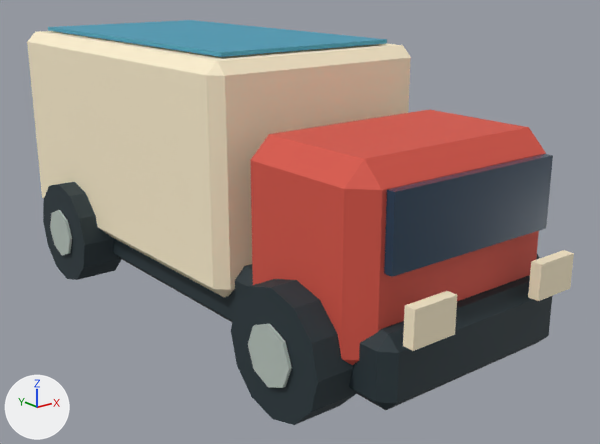
The Blender file art/source/truck.blend, before and after one commit.
Camera for both pictures: a 50 mm lens placed at (-1.56, -2.14, 1.1), pointed at (0.07, -0.1, 0.29). Arrows for +X, +Y and +Z are at lower left; the lights stay in place. The first picture is the older version.

In view in the first picture: 'Cab', 'Cargo box', 'Cargo stripe', 'Chassis', 'Headlight', 'Headlight.001', 'Hub', 'Hub.001', 'Tire', 'Tire.001', 'Windshield'.
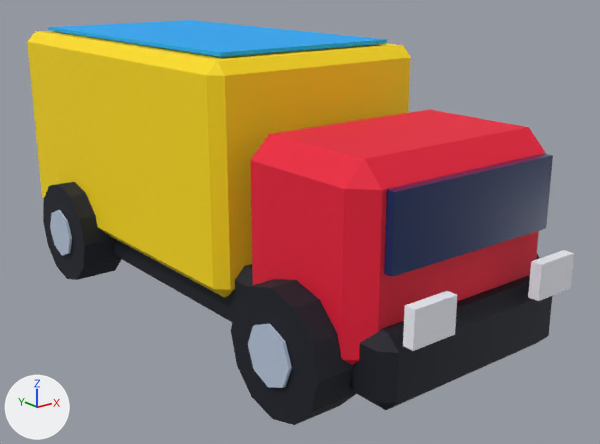
Location of each change, (x1, y1, x2, y2) in pixels of the pictures (600 x 444 px):
```json
{"object": "Cargo box", "change": "recoloured", "before": [27, 31, 411, 297], "after": [27, 31, 411, 297], "on screen": "beige to yellow"}
{"object": "Cab", "change": "recoloured", "before": [250, 110, 546, 365], "after": [250, 110, 546, 365]}
{"object": "Cargo stripe", "change": "recoloured", "before": [48, 20, 387, 57], "after": [48, 20, 387, 57], "on screen": "cyan to blue"}
{"object": "Headlight", "change": "recoloured", "before": [403, 291, 457, 351], "after": [403, 291, 457, 351], "on screen": "beige to white"}
{"object": "Headlight.001", "change": "recoloured", "before": [528, 250, 574, 301], "after": [528, 250, 574, 301], "on screen": "beige to white"}
```

Scene script edits in JSON lines:
```json
{"op": "set", "path": "mat_red.base_color", "old": "(0.694, 0.0908, 0.0612)", "new": "(0.847, 0.00605, 0.0382)", "note": "red #d95546 -> red #ed1237"}
{"op": "set", "path": "mat_white.base_color", "old": "(1.0, 0.88, 0.631)", "new": "(0.913, 0.93, 1.0)", "note": "beige #fff1d0 -> white #f5f7ff"}
{"op": "set", "path": "mat_blue.base_color", "old": "(0.063, 0.337, 0.479)", "new": "(0.0, 0.402, 0.956)", "note": "cyan #479db8 -> blue #00aafa"}
{"op": "add", "block": "mat_yellow", "code": ["mat_yellow = principled_material('yellow')", "mat_yellow.base_color = (1.0, 0.723, 0.0)  # yellow #ffdd00", "mat_yellow.roughness = 0.72"]}
{"block": "me_cube_018", "where": "me_cube_018.from_pydata(...)  # 24 vertices, 26 faces; spans x -0.38..0.38, y -0.65..0.65, z -0.335..0.335"}
{"op": "remove", "block": "me_cube_018", "code": "me_cube_018.materials.append(mat_white)  # beige #fff1d0"}
{"op": "add", "block": "me_cube_018", "code": "me_cube_018.materials.append(mat_yellow)  # yellow #ffdd00"}
```
